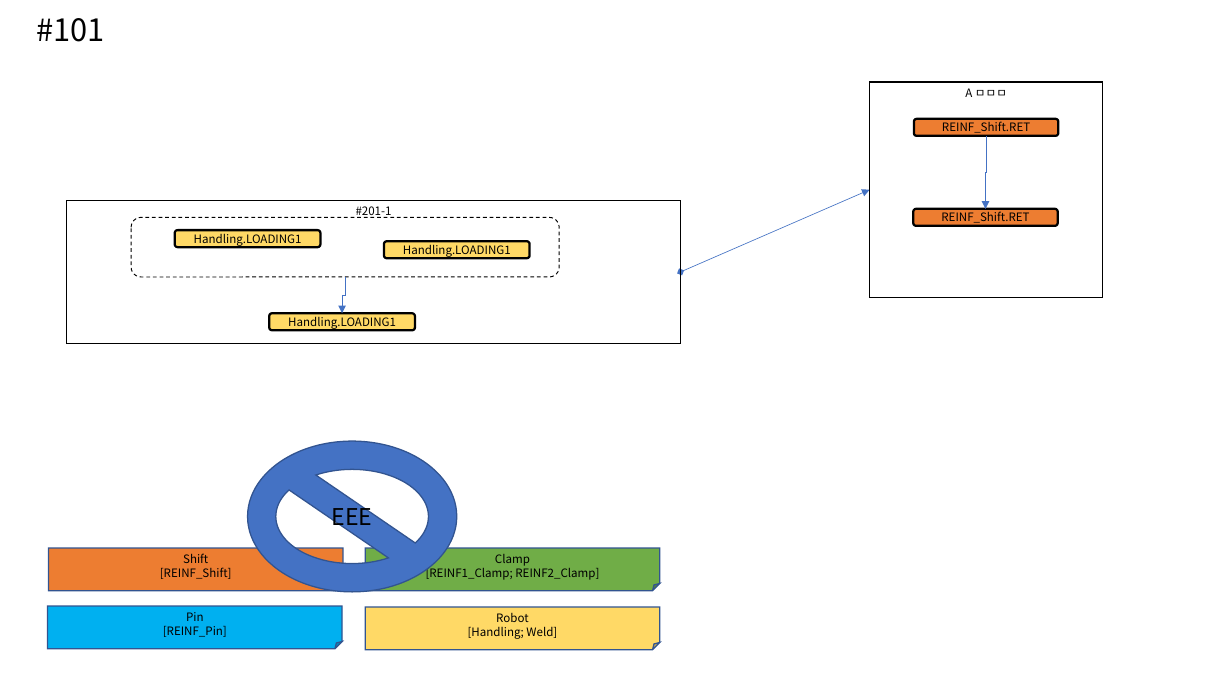
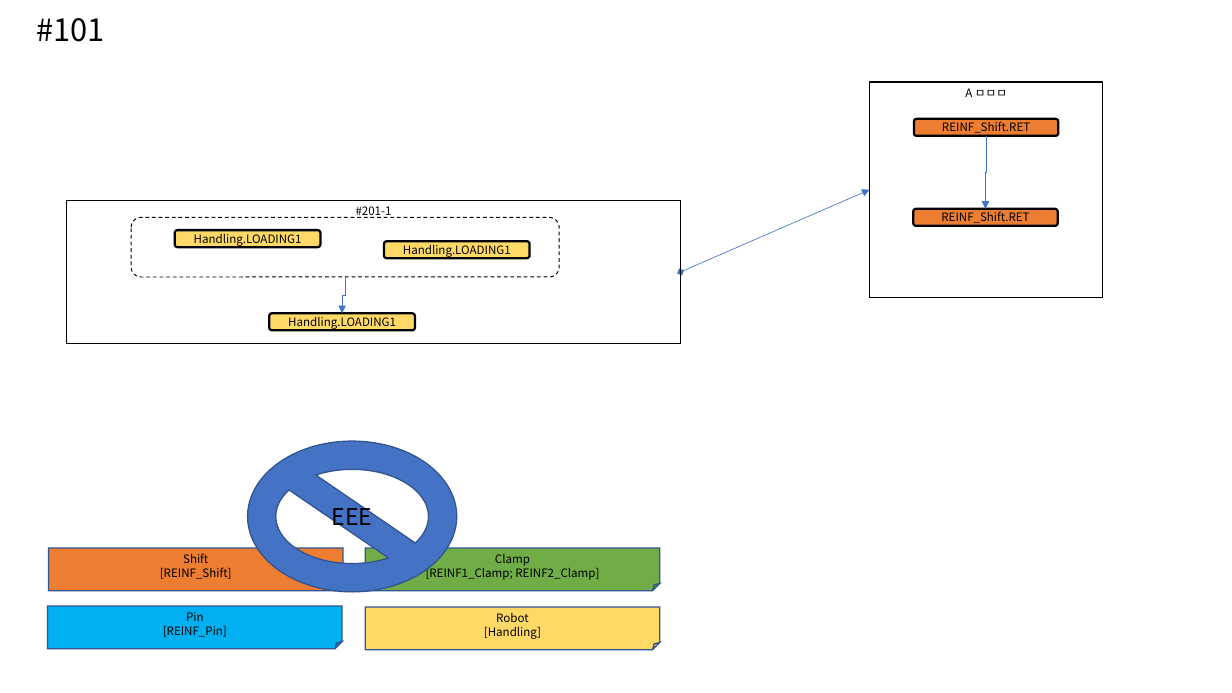
Before and after one commit to DualsoftDev/ds, a slide deck: slide 2 of DsDotNet/src/Model/Import/Model.Import.Office/sample/ds.pptx. Drawn at 1232x693 pixels with LibreOffice and Linux fonts; fonts in the diff are those of the drawing. Boxes give left, top, right and bottom in pixels: in the first picture for what was removed or moved away, otherwise in the second. Text is boxed around its words. In the diff, an @@ line names an element or a change of style, - is before the commit and + after.

```diff
--- a/DsDotNet/src/Model/Import/Model.Import.Office/sample/ds.pptx
+++ b/DsDotNet/src/Model/Import/Model.Import.Office/sample/ds.pptx
@@ text in folded corner at [484,626,541,639]: text changed @@
-[Handling; Weld]
+[Handling]
```
Also in this commit, not shown: 1 other slide changed, 7 other files.
